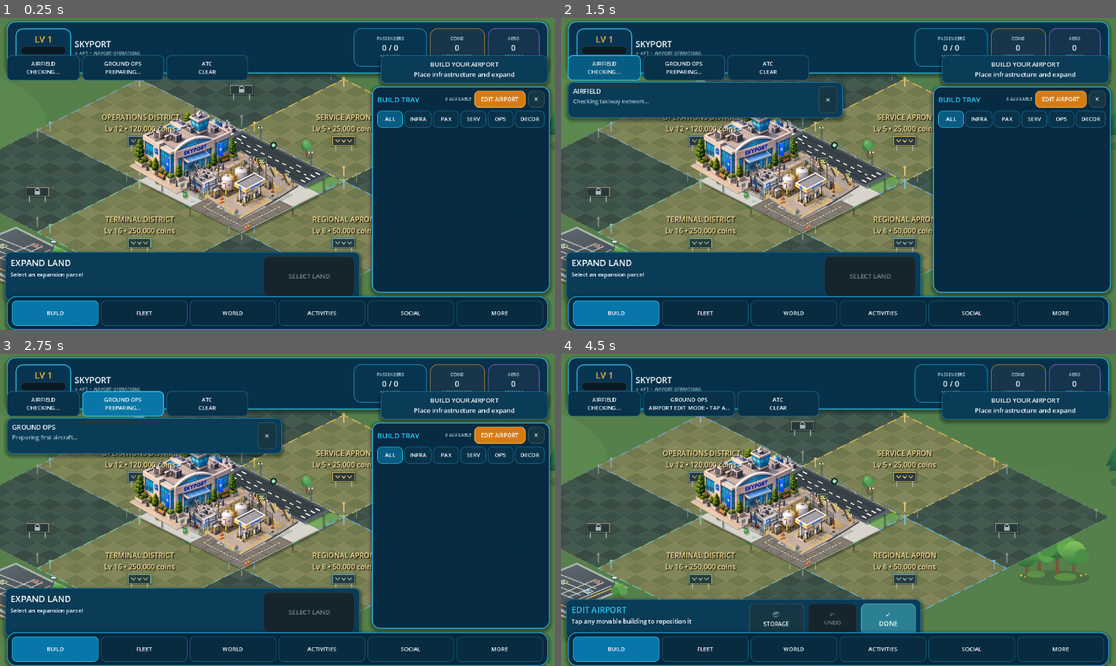
Above: before the commit, frames 1-4 (two rows, left to right).
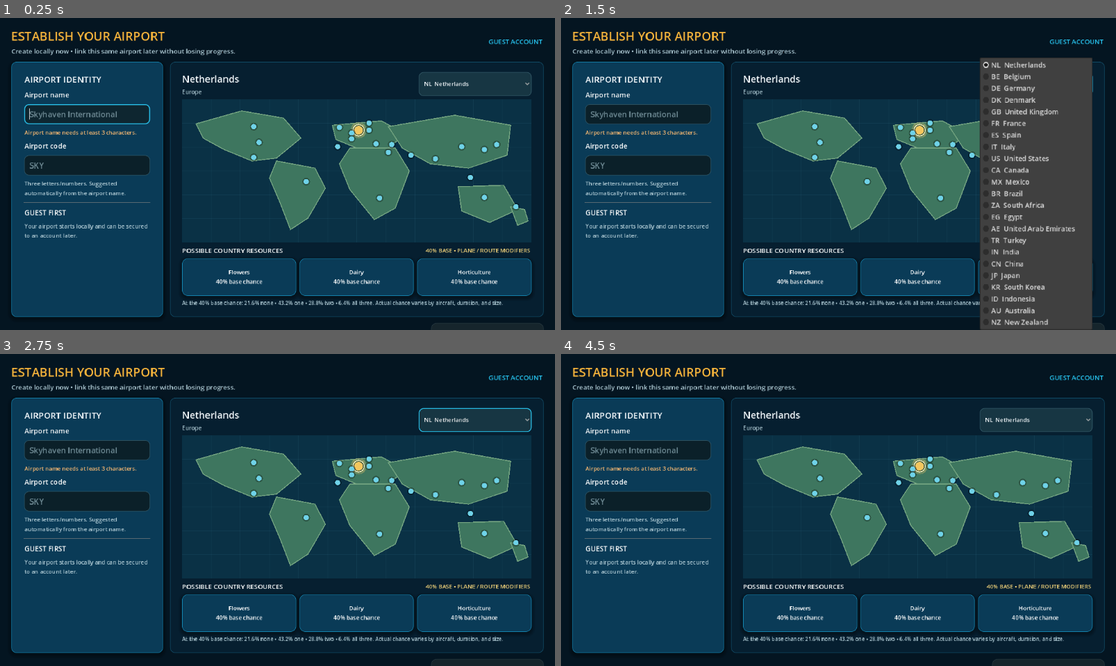
Above: after the commit, the same moments.

Repository: elroynbenjamins/SkyportOnline
Game: Godot game, scene res://src/main/Main.tscn
Two runs of this game, one before a commit and one after it. Both use one fixed random seed, a clock stepped at 60 frames per second and the inputs below.
Inputs (mouse positions are in pixels of both pictures, inside the frame that each line leads up to):
- Up to frame 1 (0.25 s): no input
- Up to frame 2 (1.5 s): click (605, 67) at 0.5 s, where only the run before the commit has a clickable "AIRFIELD CHECKING..."; click (1038, 83) at 1.25 s, where only the run after the commit has a clickable "NL Netherlands"
- Up to frame 3 (2.75 s): click (122, 403) at 2 s, where only the run before the commit has a clickable "GROUND OPS PREPARING..."
- Up to frame 4 (4.5 s): click (766, 403) at 2.75 s, where only the run before the commit has a clickable "ATC CLEAR"; click (827, 435) at 3.5 s, where only the run before the commit has a clickable "✕"; click (1060, 435) at 4.25 s, where only the run before the commit has a clickable "EDIT AIRPORT"

The runs differ from the first frame. In frame 1, 75% of the frame differs, in the area x 0-100%, y 0-100%; in frame 2, 83%; in frame 3, 73%; in frame 4, 89%.
Error before the commit: Invalid access to property or key 'handling_attention_requested' on a base object of type 'CanvasLayer (HUD.gd)'. (res://src/main/Main.gd:98)

Commit message:
Layer aircraft handling attention onto latest Dispatch HUD

Diff:
--- a/src/ui/HUD.gd
+++ b/src/ui/HUD.gd
@@ -12,6 +12,7 @@
 signal undo_airport_edit_requested
 signal done_airport_edit_requested
 signal navigation_requested(tab: String)
+signal handling_attention_requested
 
 var interface_root: Control
 var title_label: Label
@@ -30,6 +31,7 @@
 var airside_status_chip: Button
 var operation_status_chip: Button
 var atc_status_chip: Button
+var handling_attention_button: Button
 var status_detail_panel: PanelContainer
 var status_detail_title: Label
 var status_detail_body: Label
@@ -234,7 +236,7 @@
 	status_strip.set_anchors_preset(Control.PRESET_TOP_LEFT)
 	status_strip.offset_left = 16
 	status_strip.offset_top = 86
-	status_strip.offset_right = 650
+	status_strip.offset_right = 850
 	status_strip.offset_bottom = 142
 	status_strip.add_theme_constant_override("separation", 6)
 	root.add_child(status_strip)
@@ -265,6 +267,20 @@
 		_on_status_chip_pressed.bind("atc")
 	)
 	status_strip.add_child(atc_status_chip)
+
+	handling_attention_button = Button.new()
+	handling_attention_button.text = "NEXT ACTION\nNONE"
+	handling_attention_button.custom_minimum_size = Vector2(188, 50)
+	handling_attention_button.visible = false
+	handling_attention_button.pressed.connect(
+		_on_handling_attention_pressed
+	)
+	GameUIStyle.apply_button(
+		handling_attention_button,
+		"gold",
+		true
+	)
+	status_strip.add_child(handling_attention_button)
 
 	_build_expansion_banner(root)
 	_build_operation_toast(root)
@@ -400,6 +416,38 @@
 		"value": value_label,
 		"detail": detail_label
 	}
+
+
+func set_handling_attention(
+	aircraft_label: String,
+	action: String,
+	pending_count: int = 1
+) -> void:
+	if handling_attention_button == null:
+		return
+
+	var normalized_action := action.to_upper()
+	if normalized_action.is_empty():
+		handling_attention_button.visible = false
+		return
+
+	var suffix := ""
+	if pending_count > 1:
+		suffix = "  +%d" % (pending_count - 1)
+	handling_attention_button.text = "NEXT • %s%s\n%s" % [
+		normalized_action,
+		suffix,
+		aircraft_label
+	]
+	handling_attention_button.tooltip_text = (
+		"Focus the next aircraft waiting for %s."
+		% normalized_action.capitalize()
+	)
+	handling_attention_button.visible = true
+
+
+func _on_handling_attention_pressed() -> void:
+	handling_attention_requested.emit()
 
 
 func _build_expansion_banner(root: Control) -> void:
